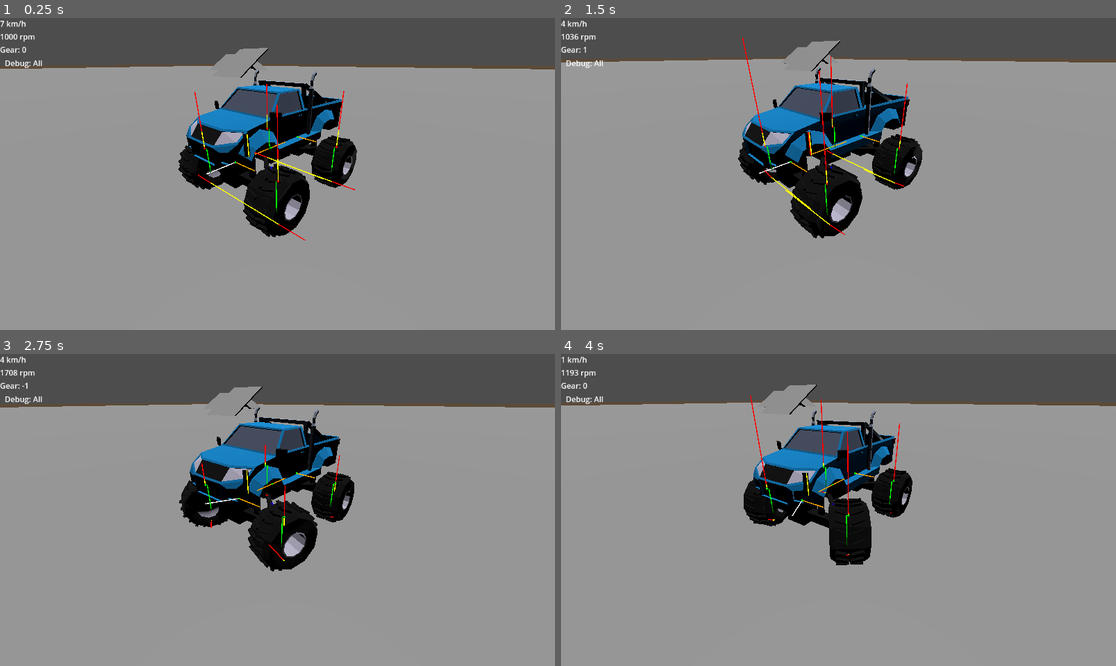
Above: before the commit, frames 1-4 (two rows, left to right).
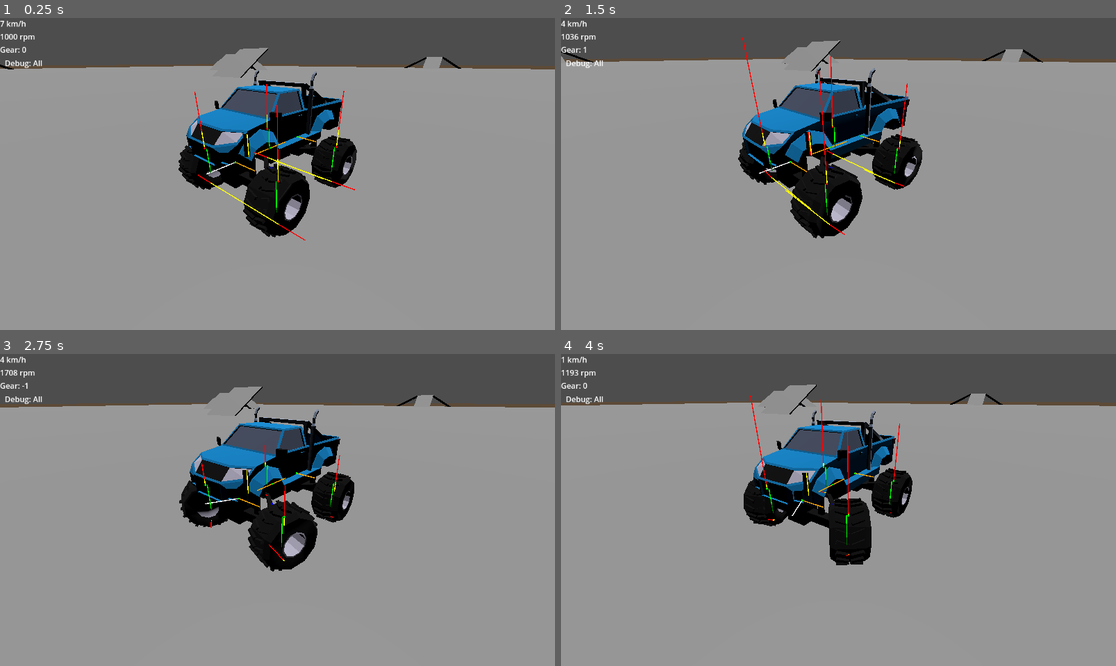
Above: after the commit, the same moments.

Repository: BuddyTynes/Zoomer-Battle
Game: Godot game, scene res://scenes/levels/level1.tscn
Same seed, same stepped clock (60 frames per second), same inputs: the game is played once before the commit and once after it. This scene is started directly instead of the project's main scene.
Inputs (mouse positions are in pixels of both pictures, inside the frame that each line leads up to):
- Up to frame 1 (0.25 s): no input
- Up to frame 2 (1.5 s): move the mouse to (960, 158) at 0.52 s; hold D (Steer Right) 0.53-1.28 s; tap W (Throttle) at 0.6 s; tap Space (jump_or_clamp) at 0.77 s; move the mouse to (727, 189) at 1.27 s; hold S (Brakes) from 1.28 s (still down); tap Shift (activate_jet) at 1.35 s
- Up to frame 3 (2.75 s): tap Space (jump_or_clamp) at 1.52 s; move the mouse to (333, 441) at 2.02 s; release S (Brakes) at 2.03 s; press the mouse at (333, 441) at 2.03 s; hold D (Steer Right) from 2.03 s (still down)
- Up to frame 4 (4 s): move the mouse to (810, 572) at 2.77 s; release the mouse at (810, 572) at 2.78 s; tap W (Throttle) at 2.85 s; tap Space (jump_or_clamp) at 3.02, 3.77 s; move the mouse to (1005, 556) at 3.52 s; release D (Steer Right) at 3.53 s; hold A (Steer Left) from 3.53 s (still down); hold Shift (activate_jet) from 3.53 s (still down)

The runs differ from the first frame. In frame 1, 0.2% of the frame differs, in the area x 0-84%, y 12-17%; in frame 2, 0.2%, in the area x 0-87%, y 10-15%; in frame 3, 0.1%; in frame 4, 0.1%.

Commit message:
More Ramp Platforms

Diff:
--- a/scenes/levels/level1-map.tscn
+++ b/scenes/levels/level1-map.tscn
@@ -210,6 +210,166 @@
 transform = Transform3D(0.866025, 0.5, 0, -0.5, 0.866025, 0, 0, 0, 1, 12, -4, 0)
 size = Vector3(16.5, 1, 10)
 
+[node name="Ramp Platform5" type="CSGBox3D" parent="greyboxing"]
+transform = Transform3D(1, 0, 0, 0, 1, 0, 0, 0, 1, 232, 7.7, 230)
+size = Vector3(10, 1, 10)
+
+[node name="Ramp Platform" type="CSGBox3D" parent="greyboxing/Ramp Platform5"]
+transform = Transform3D(1, 0, 0, 0, 0.866025, -0.5, 0, 0.5, 0.866025, 0, -4, 12)
+size = Vector3(10, 1, 16.5)
+
+[node name="Ramp Platform2" type="CSGBox3D" parent="greyboxing/Ramp Platform5"]
+transform = Transform3D(1, 0, 0, 0, 0.866025, 0.5, 0, -0.5, 0.866025, 0, -4, -12)
+size = Vector3(10, 1, 16.5)
+
+[node name="Ramp Platform3" type="CSGBox3D" parent="greyboxing/Ramp Platform5"]
+transform = Transform3D(0.866025, -0.5, 0, 0.5, 0.866025, 0, 0, 0, 1, -12, -4, 0)
+size = Vector3(16.5, 1, 10)
+
+[node name="Ramp Platform4" type="CSGBox3D" parent="greyboxing/Ramp Platform5"]
+transform = Transform3D(0.866025, 0.5, 0, -0.5, 0.866025, 0, 0, 0, 1, 12, -4, 0)
+size = Vector3(16.5, 1, 10)
+
+[node name="Ramp Platform6" type="CSGBox3D" parent="greyboxing"]
+transform = Transform3D(1, 0, 0, 0, 1, 0, 0, 0, 1, 232, 7.7, -212)
+size = Vector3(10, 1, 10)
+
+[node name="Ramp Platform" type="CSGBox3D" parent="greyboxing/Ramp Platform6"]
+transform = Transform3D(1, 0, 0, 0, 0.866025, -0.5, 0, 0.5, 0.866025, 0, -4, 12)
+size = Vector3(10, 1, 16.5)
+
+[node name="Ramp Platform2" type="CSGBox3D" parent="greyboxing/Ramp Platform6"]
+transform = Transform3D(1, 0, 0, 0, 0.866025, 0.5, 0, -0.5, 0.866025, 0, -4, -12)
+size = Vector3(10, 1, 16.5)
+
+[node name="Ramp Platform3" type="CSGBox3D" parent="greyboxing/Ramp Platform6"]
+transform = Transform3D(0.866025, -0.5, 0, 0.5, 0.866025, 0, 0, 0, 1, -12, -4, 0)
+size = Vector3(16.5, 1, 10)
+
+[node name="Ramp Platform4" type="CSGBox3D" parent="greyboxing/Ramp Platform6"]
+transform = Transform3D(0.866025, 0.5, 0, -0.5, 0.866025, 0, 0, 0, 1, 12, -4, 0)
+size = Vector3(16.5, 1, 10)
+
+[node name="Ramp Platform7" type="CSGBox3D" parent="greyboxing"]
+transform = Transform3D(1, 0, 0, 0, 1, 0, 0, 0, 1, 232, 7.7, 0)
+size = Vector3(10, 1, 10)
+
+[node name="Ramp Platform" type="CSGBox3D" parent="greyboxing/Ramp Platform7"]
+transform = Transform3D(1, 0, 0, 0, 0.866025, -0.5, 0, 0.5, 0.866025, 0, -4, 12)
+size = Vector3(10, 1, 16.5)
+
+[node name="Ramp Platform2" type="CSGBox3D" parent="greyboxing/Ramp Platform7"]
+transform = Transform3D(1, 0, 0, 0, 0.866025, 0.5, 0, -0.5, 0.866025, 0, -4, -12)
+size = Vector3(10, 1, 16.5)
+
+[node name="Ramp Platform3" type="CSGBox3D" parent="greyboxing/Ramp Platform7"]
+transform = Transform3D(0.866025, -0.5, 0, 0.5, 0.866025, 0, 0, 0, 1, -12, -4, 0)
+size = Vector3(16.5, 1, 10)
+
+[node name="Ramp Platform4" type="CSGBox3D" parent="greyboxing/Ramp Platform7"]
+transform = Transform3D(0.866025, 0.5, 0, -0.5, 0.866025, 0, 0, 0, 1, 12, -4, 0)
+size = Vector3(16.5, 1, 10)
+
+[node name="Ramp Platform8" type="CSGBox3D" parent="greyboxing"]
+transform = Transform3D(1, 0, 0, 0, 1, 0, 0, 0, 1, -232, 7.7, 230)
+size = Vector3(10, 1, 10)
+
+[node name="Ramp Platform" type="CSGBox3D" parent="greyboxing/Ramp Platform8"]
+transform = Transform3D(1, 0, 0, 0, 0.866025, -0.5, 0, 0.5, 0.866025, 0, -4, 12)
+size = Vector3(10, 1, 16.5)
+
+[node name="Ramp Platform2" type="CSGBox3D" parent="greyboxing/Ramp Platform8"]
+transform = Transform3D(1, 0, 0, 0, 0.866025, 0.5, 0, -0.5, 0.866025, 0, -4, -12)
+size = Vector3(10, 1, 16.5)
+
+[node name="Ramp Platform3" type="CSGBox3D" parent="greyboxing/Ramp Platform8"]
+transform = Transform3D(0.866025, -0.5, 0, 0.5, 0.866025, 0, 0, 0, 1, -12, -4, 0)
+size = Vector3(16.5, 1, 10)
+
+[node name="Ramp Platform4" type="CSGBox3D" parent="greyboxing/Ramp Platform8"]
+transform = Transform3D(0.866025, 0.5, 0, -0.5, 0.866025, 0, 0, 0, 1, 12, -4, 0)
+size = Vector3(16.5, 1, 10)
+
+[node name="Ramp Platform9" type="CSGBox3D" parent="greyboxing"]
+transform = Transform3D(1, 0, 0, 0, 1, 0, 0, 0, 1, 0, 7.7, 230)
+size = Vector3(10, 1, 10)
+
+[node name="Ramp Platform" type="CSGBox3D" parent="greyboxing/Ramp Platform9"]
+transform = Transform3D(1, 0, 0, 0, 0.866025, -0.5, 0, 0.5, 0.866025, 0, -4, 12)
+size = Vector3(10, 1, 16.5)
+
+[node name="Ramp Platform2" type="CSGBox3D" parent="greyboxing/Ramp Platform9"]
+transform = Transform3D(1, 0, 0, 0, 0.866025, 0.5, 0, -0.5, 0.866025, 0, -4, -12)
+size = Vector3(10, 1, 16.5)
+
+[node name="Ramp Platform3" type="CSGBox3D" parent="greyboxing/Ramp Platform9"]
+transform = Transform3D(0.866025, -0.5, 0, 0.5, 0.866025, 0, 0, 0, 1, -12, -4, 0)
+size = Vector3(16.5, 1, 10)
+
+[node name="Ramp Platform4" type="CSGBox3D" parent="greyboxing/Ramp Platform9"]
+transform = Transform3D(0.866025, 0.5, 0, -0.5, 0.866025, 0, 0, 0, 1, 12, -4, 0)
+size = Vector3(16.5, 1, 10)
+
+[node name="Ramp Platform10" type="CSGBox3D" parent="greyboxing"]
+transform = Transform3D(1, 0, 0, 0, 1, 0, 0, 0, 1, -232, 7.7, -211)
+size = Vector3(10, 1, 10)
+
+[node name="Ramp Platform" type="CSGBox3D" parent="greyboxing/Ramp Platform10"]
+transform = Transform3D(1, 0, 0, 0, 0.866025, -0.5, 0, 0.5, 0.866025, 0, -4, 12)
+size = Vector3(10, 1, 16.5)
+
+[node name="Ramp Platform2" type="CSGBox3D" parent="greyboxing/Ramp Platform10"]
+transform = Transform3D(1, 0, 0, 0, 0.866025, 0.5, 0, -0.5, 0.866025, 0, -4, -12)
+size = Vector3(10, 1, 16.5)
+
+[node name="Ramp Platform3" type="CSGBox3D" parent="greyboxing/Ramp Platform10"]
+transform = Transform3D(0.866025, -0.5, 0, 0.5, 0.866025, 0, 0, 0, 1, -12, -4, 0)
+size = Vector3(16.5, 1, 10)
+
+[node name="Ramp Platform4" type="CSGBox3D" parent="greyboxing/Ramp Platform10"]
+transform = Transform3D(0.866025, 0.5, 0, -0.5, 0.866025, 0, 0, 0, 1, 12, -4, 0)
+size = Vector3(16.5, 1, 10)
+
+[node name="Ramp Platform11" type="CSGBox3D" parent="greyboxing"]
+transform = Transform3D(1, 0, 0, 0, 1, 0, 0, 0, 1, 0, 7.7, -211)
+size = Vector3(10, 1, 10)
+
+[node name="Ramp Platform" type="CSGBox3D" parent="greyboxing/Ramp Platform11"]
+transform = Transform3D(1, 0, 0, 0, 0.866025, -0.5, 0, 0.5, 0.866025, 0, -4, 12)
+size = Vector3(10, 1, 16.5)
+
+[node name="Ramp Platform2" type="CSGBox3D" parent="greyboxing/Ramp Platform11"]
+transform = Transform3D(1, 0, 0, 0, 0.866025, 0.5, 0, -0.5, 0.866025, 0, -4, -12)
+size = Vector3(10, 1, 16.5)
+
+[node name="Ramp Platform3" type="CSGBox3D" parent="greyboxing/Ramp Platform11"]
+transform = Transform3D(0.866025, -0.5, 0, 0.5, 0.866025, 0, 0, 0, 1, -12, -4, 0)
+size = Vector3(16.5, 1, 10)
+
+[node name="Ramp Platform4" type="CSGBox3D" parent="greyboxing/Ramp Platform11"]
+transform = Transform3D(0.866025, 0.5, 0, -0.5, 0.866025, 0, 0, 0, 1, 12, -4, 0)
+size = Vector3(16.5, 1, 10)
+
+[node name="Ramp Platform12" type="CSGBox3D" parent="greyboxing"]
+transform = Transform3D(1, 0, 0, 0, 1, 0, 0, 0, 1, -232, 7.7, 0)
+size = Vector3(10, 1, 10)
+
+[node name="Ramp Platform" type="CSGBox3D" parent="greyboxing/Ramp Platform12"]
+transform = Transform3D(1, 0, 0, 0, 0.866025, -0.5, 0, 0.5, 0.866025, 0, -4, 12)
+size = Vector3(10, 1, 16.5)
+
+[node name="Ramp Platform2" type="CSGBox3D" parent="greyboxing/Ramp Platform12"]
+transform = Transform3D(1, 0, 0, 0, 0.866025, 0.5, 0, -0.5, 0.866025, 0, -4, -12)
+size = Vector3(10, 1, 16.5)
+
+[node name="Ramp Platform3" type="CSGBox3D" parent="greyboxing/Ramp Platform12"]
+transform = Transform3D(0.866025, -0.5, 0, 0.5, 0.866025, 0, 0, 0, 1, -12, -4, 0)
+size = Vector3(16.5, 1, 10)
+
+[node name="Ramp Platform4" type="CSGBox3D" parent="greyboxing/Ramp Platform12"]
+transform = Transform3D(0.866025, 0.5, 0, -0.5, 0.866025, 0, 0, 0, 1, 12, -4, 0)
+size = Vector3(16.5, 1, 10)
+
 [node name="ground" type="CSGBox3D" parent="."]
 transform = Transform3D(1000, -0.000144377, -0.459985, 0.0721551, 2, -0.0726034, 0.45999, 0.00014514, 1000, 0, -1, 0)
 use_collision = true
